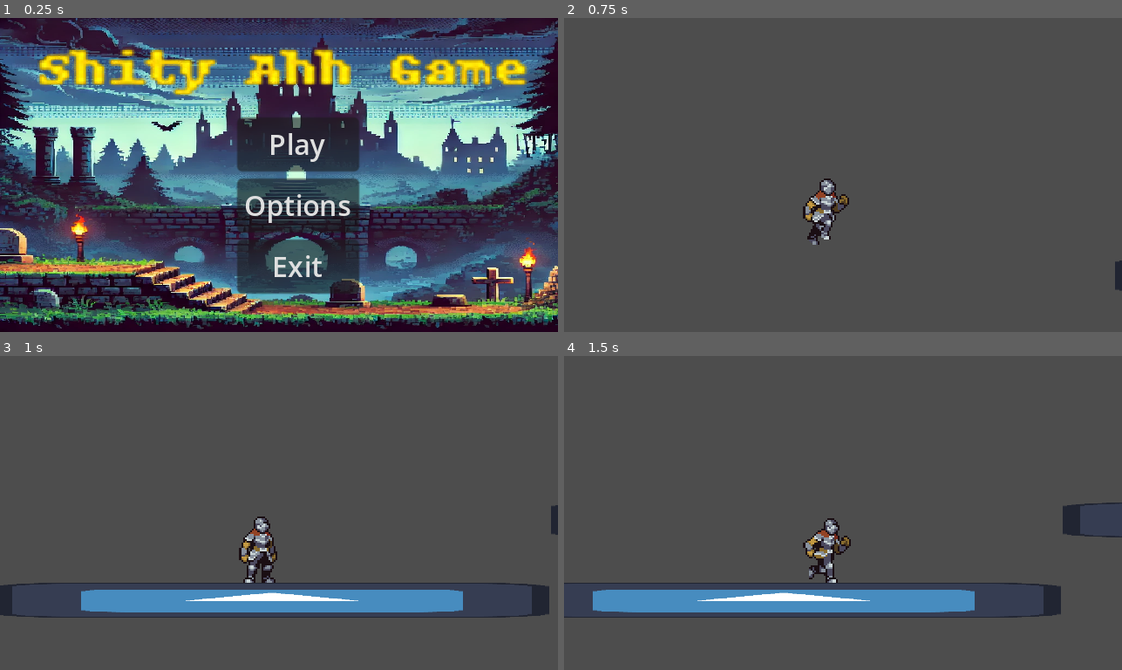
Above: before the commit, frames 1-4 (two rows, left to right).
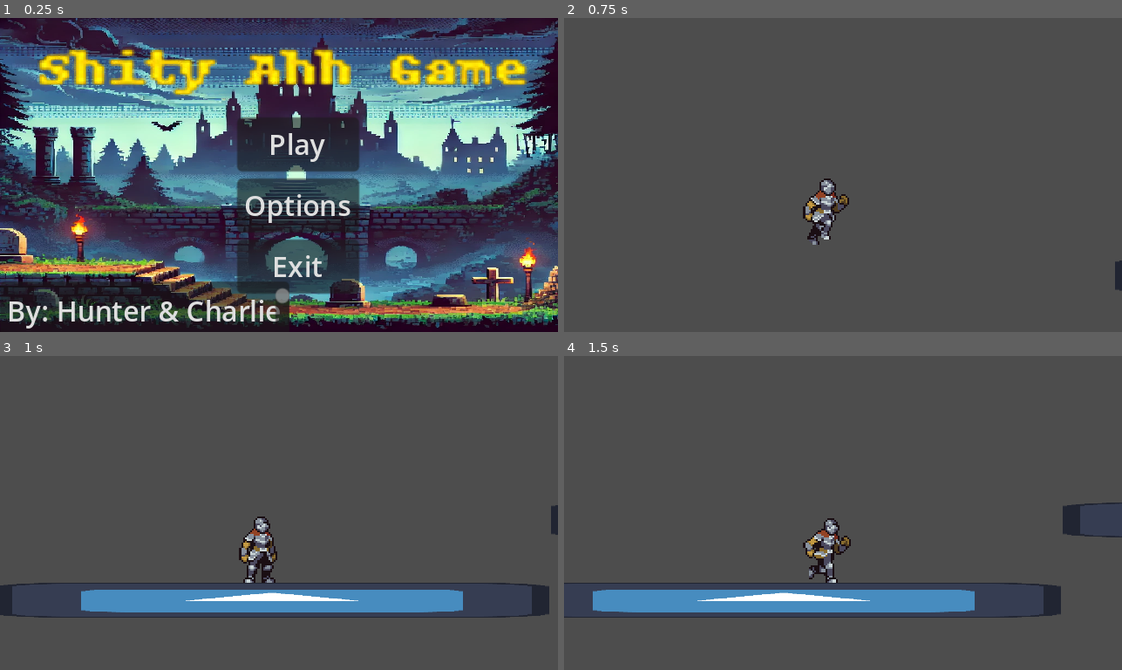
Above: after the commit, the same moments.

Repository: HunterB88/godot-4-platformer
Game: Godot game, scene res://scenes/menu.tscn
Two runs of this game, one before a commit and one after it. Both use one fixed random seed, a clock stepped at 60 frames per second and the inputs below. The engine's default icon, where the game draws it, is replaced by a stand-in: a white triangle on a blue panel in a dark square.
Inputs (mouse positions are in pixels of both pictures, inside the frame that each line leads up to):
- Up to frame 1 (0.25 s): no input
- Up to frame 2 (0.75 s): click "Play" at 0.5 s
- Up to frame 3 (1 s): no input
- Up to frame 4 (1.5 s): move the mouse to (965, 497) at 1.27 s; hold D (right) from 1.28 s (still down); click (965, 497) at 1.35 s

The runs differ from the first frame. In frame 1, 4.7% of the frame differs, in the area x 0-52%, y 83-99%; in frame 2, nothing differs; in frame 3, nothing differs; in frame 4, nothing differs.

Commit message:
added shitty words

Diff:
--- a/scenes/menu.tscn
+++ b/scenes/menu.tscn
@@ -49,6 +49,14 @@
 scale = Vector2(0.803342, 0.672043)
 texture = ExtResource("3_j58d4")
 
+[node name="TextEdit" type="TextEdit" parent="."]
+layout_mode = 0
+offset_left = -127.0
+offset_top = 114.0
+offset_right = 39.0
+offset_bottom = 148.0
+text = "By: Hunter & Charlie"
+
 [connection signal="pressed" from="MarginContainer/VBoxContainer/play" to="." method="_on_play_pressed"]
 [connection signal="pressed" from="MarginContainer/VBoxContainer/options" to="." method="_on_options_pressed"]
 [connection signal="pressed" from="MarginContainer/VBoxContainer/exit" to="." method="_on_exit_pressed"]
